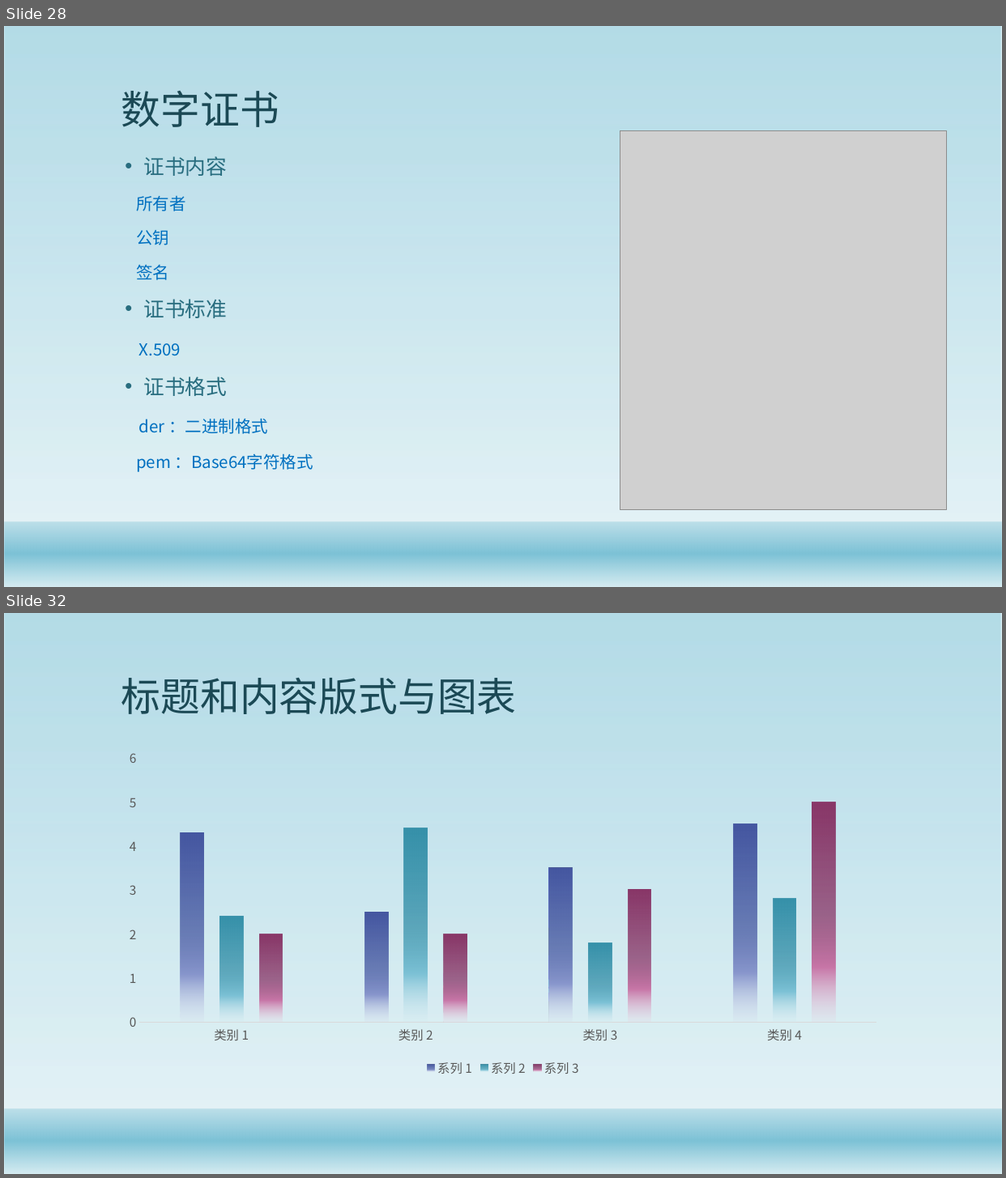
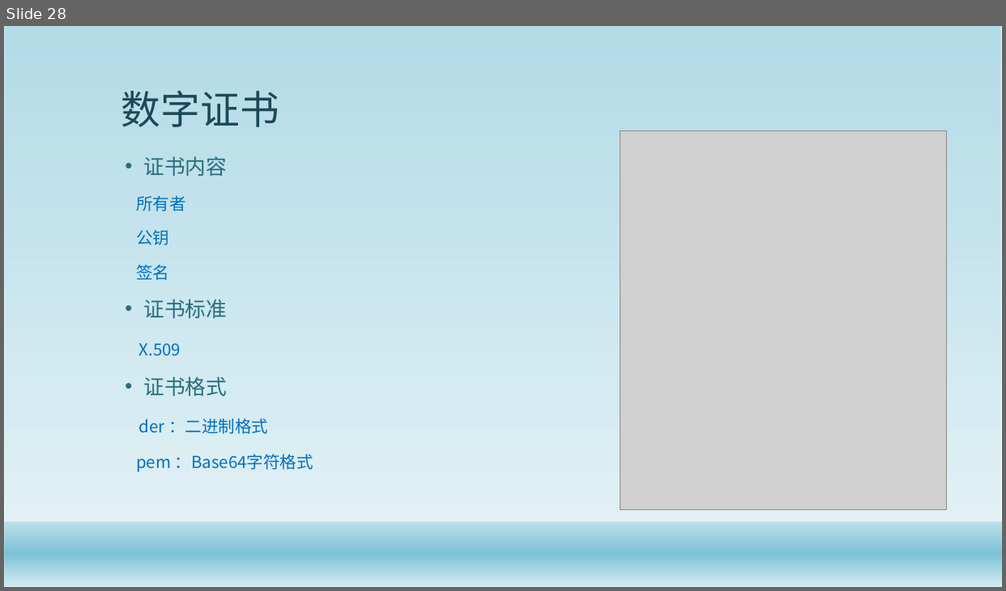
Before and after one commit to gaozhuo/java-security-doc, a slide deck: Java安全架构.pptx. Shown one above the other, each under a label of ours: slides 28 and 32 before the commit, slide 28 after it; the slides between them are not shown. The pictures are 1006x1178 and 1006x591 pixels, drawn with LibreOffice and Linux fonts; fonts in the diff are those of the drawing; grey boxes stand for pictures; background and template pictures are left out. Boxes give left, top, right and bottom in pixels: in the first picture for what was removed or moved away, otherwise in the second. Text is boxed around its words. In the diff, an @@ line names an element or a change of style, - is before the commit and + after.

```diff
--- a/Java安全架构.pptx
+++ b/Java安全架构.pptx
@@ slide 32 removed at (4, 613, 1002, 1174), background #FFFFFF; not listed: 2 template elements that a slide beside it also shows @@
@@ title removed at (121, 678, 517, 714) @@
-标题和内容版式与图表
@@ column chart removed at (114, 742, 893, 1081) @@
-categories: 类别 1, 类别 2, 类别 3, 类别 4
-系列 1: 4.3, 2.5, 3.5, 4.5
-系列 2: 2.4, 4.4, 1.8, 2.8
-系列 3: 2, 2, 3, 5
```
Also in this commit, not shown: 7 slides changed, 2 slides added, 9 other slides removed, 2 other files.
